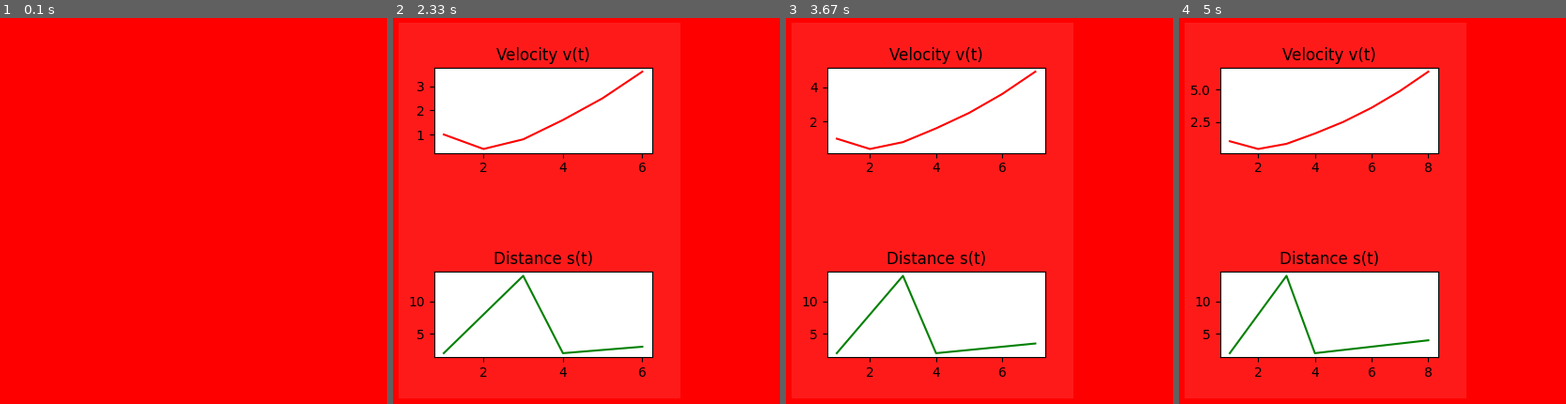
Above: before the commit, frames 1-4 (left to right).
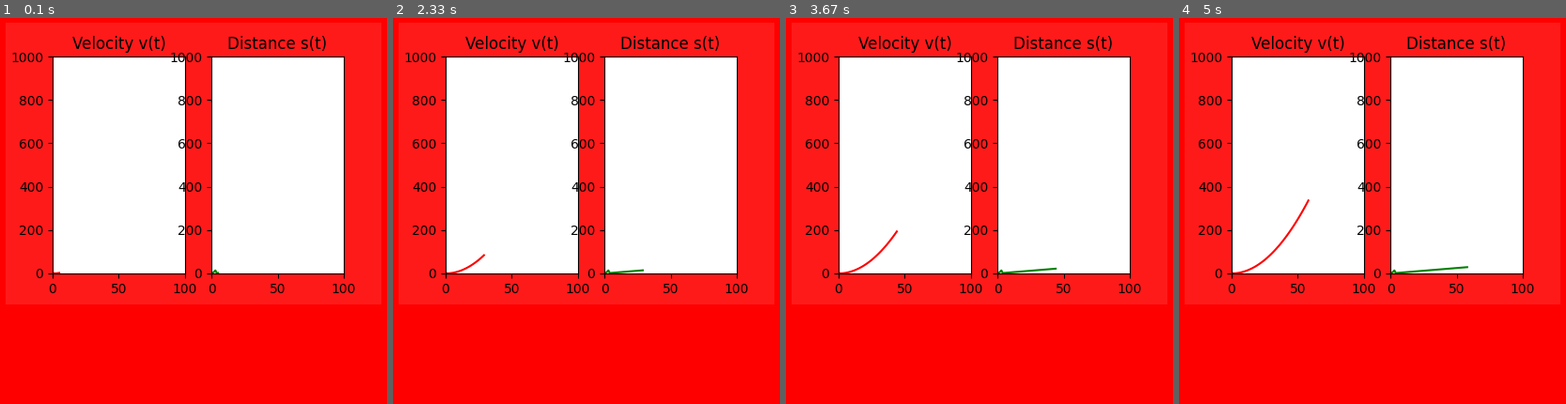
Above: after the commit, the same moments.

Repository: jmiszczak/pygame-tests
Game: pygame game, started from game-plot.py
Two runs of this game, one before a commit and one after it. Both use one fixed random seed, a clock stepped at 60 frames per second and the inputs below.
Inputs:
- Up to frame 1 (0.1 s): no input
- Up to frame 2 (2.33 s): no input
- Up to frame 3 (3.67 s): no input
- Up to frame 4 (5 s): no input

The runs differ from the first frame. In frame 1, 70% of the frame differs, in the area x 1-99%, y 1-75%; in frame 2, 64%; in frame 3, 64%; in frame 4, 64%.

Commit message:
Some new tests

Diff:
--- a/game-plot.py
+++ b/game-plot.py
@@ -9,18 +9,20 @@
 t, s = [1, 2, 4], [1, 4/10, 8/10]
 t, v = [1, 2, 3], [2, 8, 14]
 def plot_data(time,dist, vel):
-    fig = figure.Figure(figsize=[3, 4], dpi=100)
+    fig = figure.Figure(figsize=[4, 3], dpi=100)
     fig.patch.set_alpha(0.1)
 
-    ax1 = fig.add_subplot(311)
-    # ax1.set_xlim([0, 100])
-    # ax1.set_ylim([0, 1000])
+    ax1 = fig.add_subplot(121)
+    ax1.set_xlim([0, 100])
+    ax1.set_ylim([0, 1000])
     ax1.plot(time,dist, color='red')
     ax1.set_title('Velocity v(t)')
 
-    ax2 = fig.add_subplot(313)
+    ax2 = fig.add_subplot(122)
     ax2.plot(time,vel, color='green')
     ax2.set_title('Distance s(t)')
+    ax2.set_xlim([0, 100])
+    ax2.set_ylim([0, 1000])
 
     canvas = agg.FigureCanvasAgg(fig)
     canvas.draw()
@@ -55,4 +57,4 @@
     pygame.display.flip()
     screen.fill(bg_color)
 
-    pygame.time.Clock().tick(1)  # Avoid 100% CPU usage
+    pygame.time.Clock().tick(11)  # Avoid 100% CPU usage
